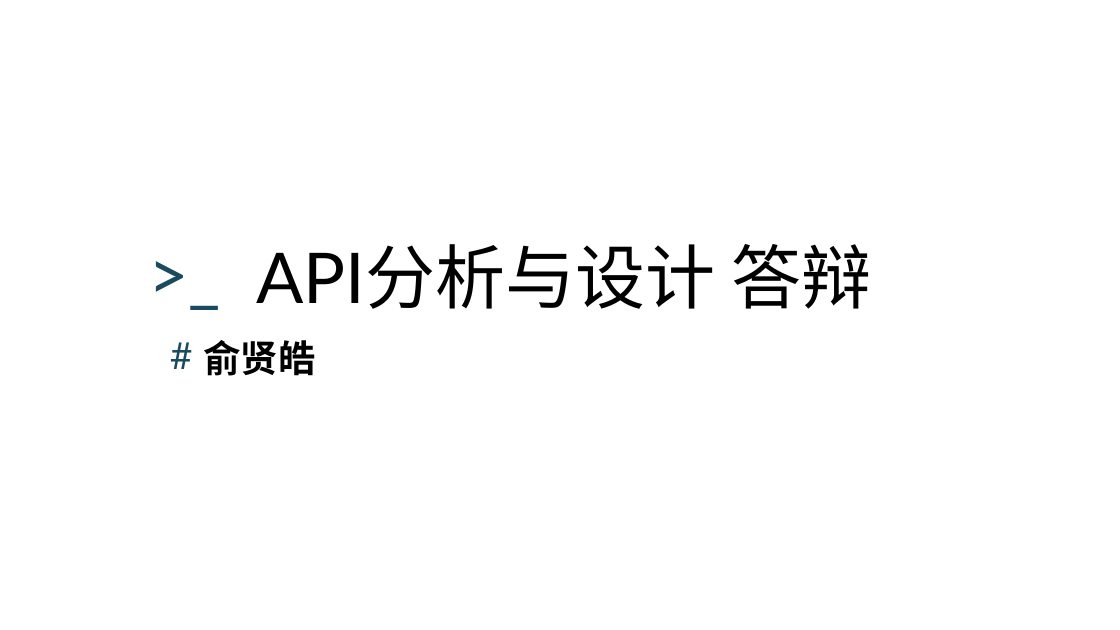
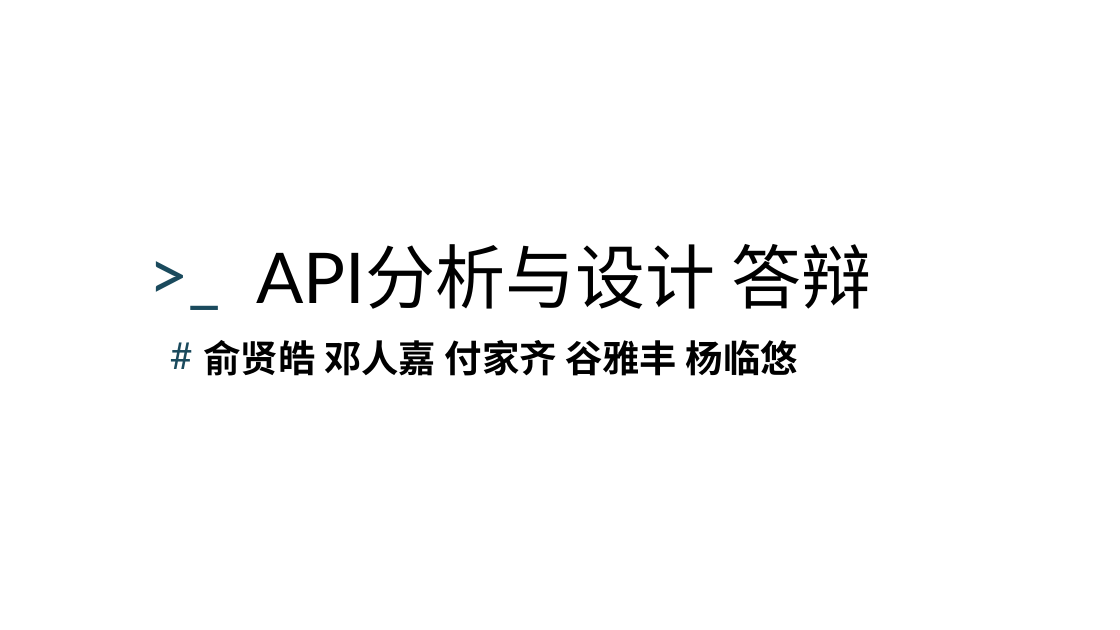
Before and after one commit to YXHXianYu/2024-BJTU-API-Project, a slide deck: slide 1 of FinalProject-Tiktok/docs/大作业答辩.pptx. Drawn at 1120x630 pixels with LibreOffice and Linux fonts; fonts in the diff are those of the drawing; background and template pictures are left out. Boxes give left, top, right and bottom in pixels: in the first picture for what was removed or moved away, otherwise in the second. Text is boxed around its words. In the diff, an @@ line names an element or a change of style, - is before the commit and + after.

```diff
--- a/FinalProject-Tiktok/docs/大作业答辩.pptx
+++ b/FinalProject-Tiktok/docs/大作业答辩.pptx
@@ subtitle at (x1=204, y1=340, x2=798, y2=376): text changed @@
-俞贤皓
+俞贤皓 邓人嘉 付家齐 谷雅丰 杨临悠
```
Also in this commit, not shown: 2 other slides changed, 28 slides added, 11 slides removed, 26 other files.
